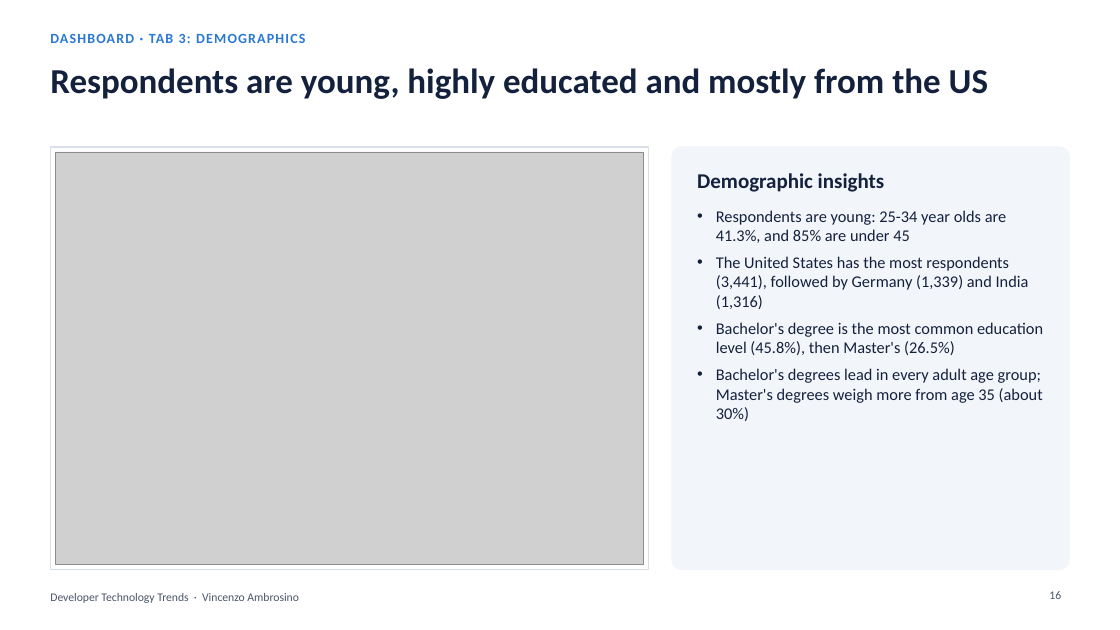
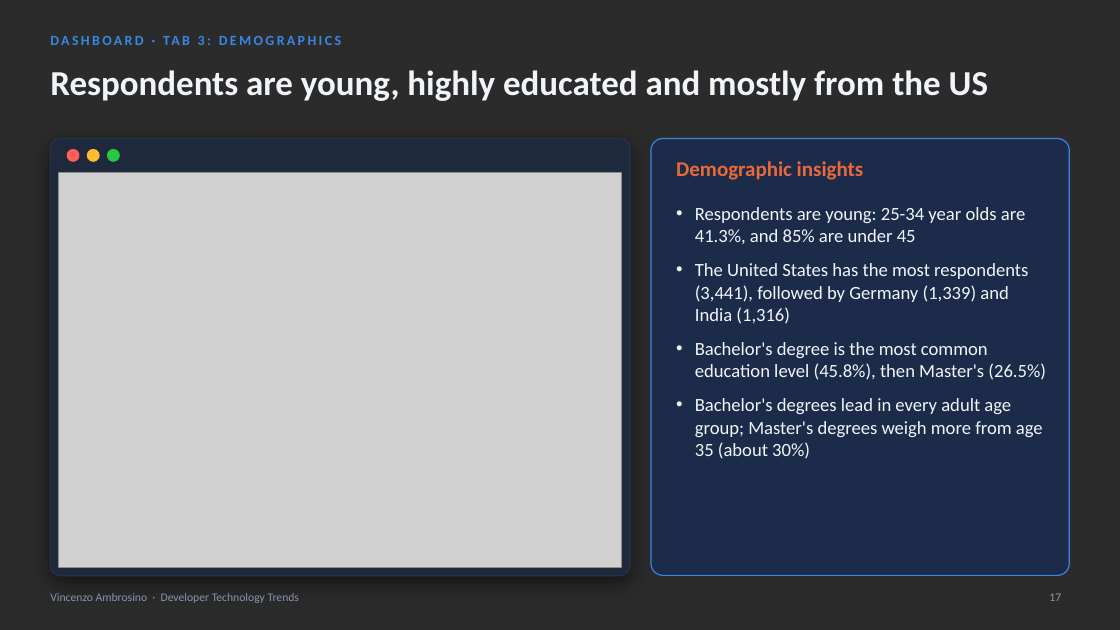
Before and after one commit to v-ambrosino/ibm-data-analyst-capstone, a slide deck: slide 17 of presentation/Developer_Technology_Trends_Vincenzo_Ambrosino.pptx (slide 16 before the commit). Drawn at 1120x630 pixels with LibreOffice and Linux fonts; fonts in the diff are those of the drawing; grey boxes stand for pictures; background and template pictures are left out; a plain dark background stands for a picture behind light text. Boxes give left, top, right and bottom in pixels: in the first picture for what was removed or moved away, otherwise in the second. Text is boxed around its words. In the diff, an @@ line names an element or a change of style, - is before the commit and + after.

```diff
--- a/presentation/Developer_Technology_Trends_Vincenzo_Ambrosino.pptx
+++ b/presentation/Developer_Technology_Trends_Vincenzo_Ambrosino.pptx
@@ background #FFFFFF to picture (left out) @@
@@ text "DASHBOARD · TAB 3: DEMOGRAPHICS" at (198,36,205,45): text colour #2A78D6 to #3987E5, letter spacing 1 to 2 pt @@
@@ title "Respondents are young, highly educated ..." at (50,70,988,101): text colour #14213D to #F1F5F9 @@
@@ rectangle removed at (50,147,649,570) @@
@@ rounded rectangle added at (50,139,630,576), fill #1E293B, outline #26334F 1 pt @@
@@ rounded rectangle: place and size @@
-rounded rectangle at (672,147,1070,570)
+rounded rectangle at (651,139,1070,576)
@@ rounded rectangle at (651,139,1070,576): fill #F2F5FA to #1B2C4D at 92% opacity; outline #F2F5FA 1 pt to #3987E5 1 pt; proportions changed @@
@@ picture: place and size @@
-picture at (55,152,644,565)
+picture at (59,172,622,567)
@@ ellipse added at (67,150,79,161), fill #FF5F57, outline #FF5F57 1 pt @@
@@ ellipse added at (87,150,99,161), fill #FEBC2E, outline #FEBC2E 1 pt @@
@@ ellipse added at (108,150,119,161), fill #28C840, outline #28C840 1 pt @@
@@ text "Demographic insights": place and size @@
-text "Demographic insights" at (697,173,885,192)
+text "Demographic insights" at (676,161,864,180)
@@ text "Demographic insights" at (676,161,864,180): text colour #14213D to #E8693A; vertical alignment middle to top @@
@@ text "Respondents are young: 25-34 year ...": place and size @@
-text "Respondents are young: 25-34 year ..." at (716,210,1043,421)
+text "Respondents are young: 25-34 year ..." at (695,207,1046,459)
@@ text "Respondents are young: 25-34 year ..." at (695,207,1046,459): size 14 to 16 pt, text colour #14213D to #F1F5F9; more space between paragraphs @@
@@ text at (50,593,299,603): text changed; text colour #4A5568 to #8B9AB3 @@
-Developer Technology Trends · Vincenzo Ambrosino
+Vincenzo Ambrosino · Developer Technology Trends
@@ page number at (1049,593,1061,601): text changed; text colour #4A5568 to #8B9AB3 @@
-16
+17
```
Also in this commit, not shown: 21 other slides changed, 3 slides added, 1 other file.
